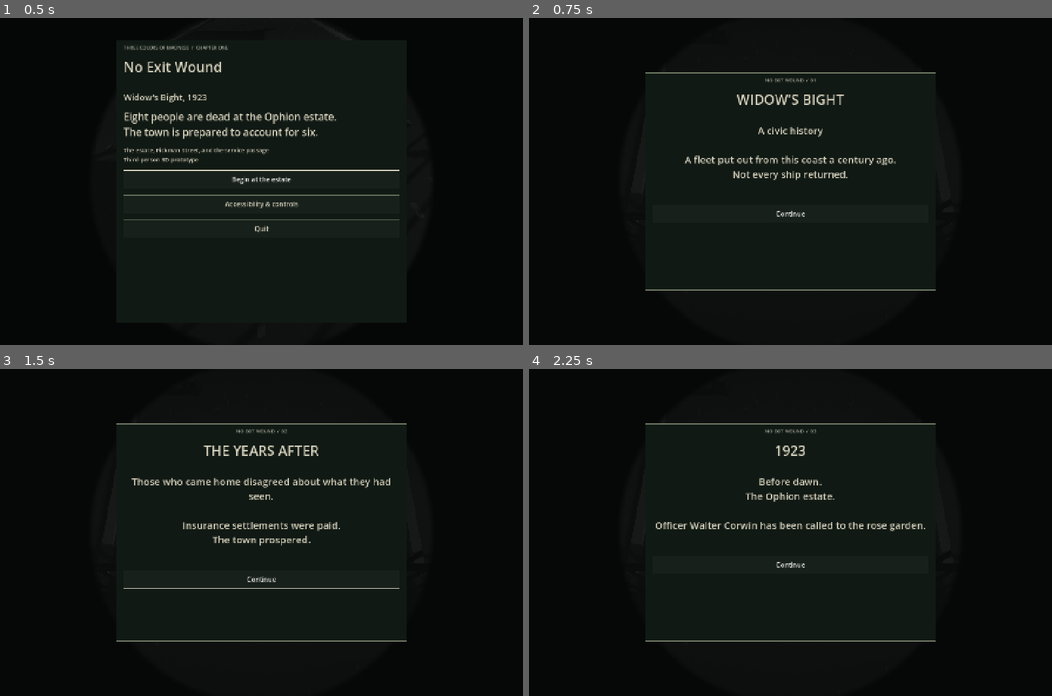
Above: before the commit, frames 1-4 (two rows, left to right).
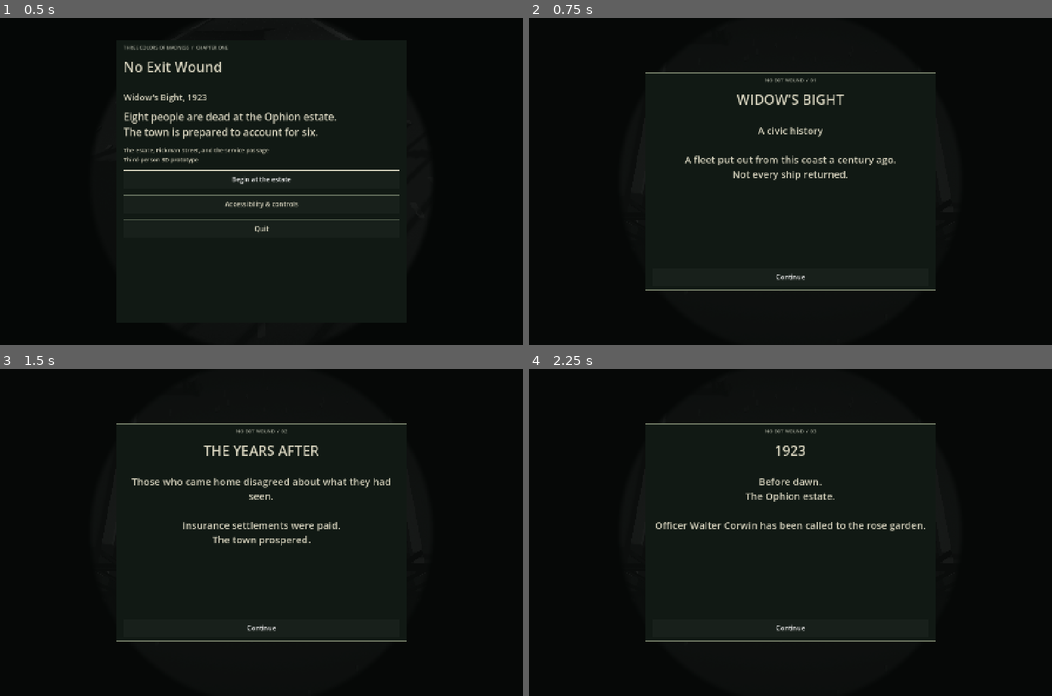
Above: after the commit, the same moments.

Repository: dejunai/three-colors---Codex
Game: Godot game, scene res://main.tscn
Same seed, same stepped clock (60 frames per second), same inputs: the game is played once before the commit and once after it.
Inputs:
- Up to frame 1 (0.5 s): no input
- Up to frame 2 (0.75 s): click "Begin at the estate" at 0.5 s
- Up to frame 3 (1.5 s): click "Continue" at 1.25 s
- Up to frame 4 (2.25 s): click "Continue" at 2 s

Frame 1 is identical in both runs. In frame 2, 0.1% of the frame differs, in the area x 47-53%, y 59-81%; in frame 3, 0.2%, in the area x 23-77%, y 63-81%; in frame 4, 0.1%.

Commit message:
interaction framing

Diff:
--- a/scripts/chapters/chapter_one.gd
+++ b/scripts/chapters/chapter_one.gd
@@ -87,6 +87,7 @@
 	get: return interface.hazard_caption
 var cough_player: AudioStreamPlayer
 var last_hazard_phase = ""
+var card_kind := "dialogue"
 
 func start(player_rig:Node3D) -> void:
 	rig=player_rig
@@ -150,11 +151,11 @@
 func _button(text:String,callback:Callable,parent:Node=null) -> Button:
 	return interface._button(text,callback,parent)
 
-func _panel(kind:String,heading:String,kicker:String="",wide:bool=false) -> void:
+func _panel(kind:String,heading:String,kicker:String="",wide:bool=false,visual_kind:String="") -> void:
 	page=kind
 	Input.mouse_mode=Input.MOUSE_MODE_VISIBLE
 	marker.visible=false
-	interface._panel(kind,heading,kicker,wide)
+	interface._panel(visual_kind if not visual_kind.is_empty() else kind,heading,kicker,wide)
 
 func _paragraph(text:String,size:int=23) -> void:
 	interface._paragraph(text,size)
@@ -201,8 +202,9 @@
 		_save_game()
 	)
 
-func _cards(cards:Array,after:Callable) -> void:
+func _cards(cards:Array,after:Callable,kind:String="dialogue") -> void:
 	scripted_dialogue.clear()
+	card_kind = kind
 	var timing_key=DayClock.conversation_key(self,cards)
 	dialogue.start(cards,_draw_card,func():
 		var charged=DayClock.complete_conversation(state,timing_key)
@@ -212,10 +214,11 @@
 		if charged: _save_game())
 
 func _draw_card(card:Array,index:int) -> void:
-	_panel("dialogue",str(card[0]),"NO EXIT WOUND  /  %02d" % (index+1))
+	var kicker = "PHYSICAL EVIDENCE  /  %02d" % (index+1) if card_kind == "examine" else "NO EXIT WOUND  /  %02d" % (index+1)
+	_panel("dialogue",str(card[0]),kicker,false,card_kind)
 	_paragraph(str(card[1]),27)
 	var space = Control.new()
-	space.custom_minimum_size.y = 30
+	space.size_flags_vertical = Control.SIZE_EXPAND_FILL
 	content.add_child(space)
 	_button("Continue",_next_card)
 	for child in content.get_children():
@@ -344,7 +347,7 @@
 		else:
 			_save_game()
 			_toast("Recorded in Walter's case file.  [ Tab ]",4)
-	)
+	, "examine" if id in ["wounds","eight","knife","watch","gas","register","shoes"] else "dialogue")
 
 func _odell_response() -> void:
 	scripted_dialogue.show_menu(self,"odell")
@@ -678,7 +681,8 @@
 			_witness_menu()
 		else:
 			_close()
-			_toast("Source recorded in Walter's notebook.  [ J ]",4))
+			_toast("Source recorded in Walter's notebook.  [ J ]",4)
+	, "examine" if id in ["gazette","lodging","exemption"] else "dialogue")
 
 func _survey_drawer(index_open:bool=false) -> void:
 	_panel("case","The survey drawer","PRECINCT 4  /  MUNICIPAL RECORDS")
@@ -815,7 +819,8 @@
 				state.discover("lower_foundation")
 				state.record("Walter measured a passage beyond the recorded foundation; the service plan is the comparison source.")
 				_save_game()
-				_toast("Measurement recorded. Return to the service stair.",5))
+				_toast("Measurement recorded. Return to the service stair.",5)
+			, "examine")
 		"tunnel_descent":
 			_tunnel_descent()
 		"drowned_remains":
--- a/scripts/shared/chapter_interface.gd
+++ b/scripts/shared/chapter_interface.gd
@@ -102,7 +102,7 @@
 	if is_instance_valid(modal):
 		ui.remove_child(modal)
 		modal.queue_free()
-	case_palette = kind in ["board","notebook","journal","fact"]
+	case_palette = kind in ["board","notebook","journal","fact","examine"]
 	modal = Control.new()
 	modal.set_anchors_and_offsets_preset(Control.PRESET_FULL_RECT)
 	ui.add_child(modal)
@@ -117,17 +117,39 @@
 	panel.offset_top = 150 if kind == "dialogue" else 60
 	panel.offset_bottom = -150 if kind == "dialogue" else -60
 	panel.add_theme_stylebox_override("panel",_style(Color("111914"),Color("727b66")))
-	if case_palette:
+	if kind == "examine":
+		panel.offset_left = 40
+		panel.offset_right = -40
+		panel.offset_top = 32
+		panel.offset_bottom = -32
+		var wood = _style(Color("241609"),Color("140b04"))
+		wood.set_border_width_all(14)
+		wood.set_corner_radius_all(2)
+		panel.add_theme_stylebox_override("panel",wood)
+	elif case_palette:
 		panel.offset_left = 40
 		panel.offset_right = -40
 		panel.offset_top = 32
 		panel.offset_bottom = -32
 		panel.add_theme_stylebox_override("panel",_style(Color("ead9b4"),Color("976838")))
 	modal.add_child(panel)
+	# Object-examination frames get a brass inlay strip between the wood and the parchment.
+	var inner: Container = panel
+	if kind == "examine":
+		var brass_margin = MarginContainer.new()
+		for side in ["left","right","top","bottom"]: brass_margin.add_theme_constant_override("margin_"+side,8)
+		panel.add_child(brass_margin)
+		var brass = PanelContainer.new()
+		var brass_style = _style(Color("d8c39a"),Color("b08d3e"))
+		brass_style.set_border_width_all(3)
+		brass.add_theme_stylebox_override("panel",brass_style)
+		brass_margin.add_child(brass)
+		inner = brass
 	var scroll = ScrollContainer.new()
-	panel.add_child(scroll)
+	inner.add_child(scroll)
 	content = VBoxContainer.new()
 	content.size_flags_horizontal = Control.SIZE_EXPAND_FILL
+	content.size_flags_vertical = Control.SIZE_EXPAND_FILL
 	content.add_theme_constant_override("separation",18)
 	scroll.add_child(content)
 	if not kicker.is_empty():
Not shown, changed: dialogue_test_output.txt
